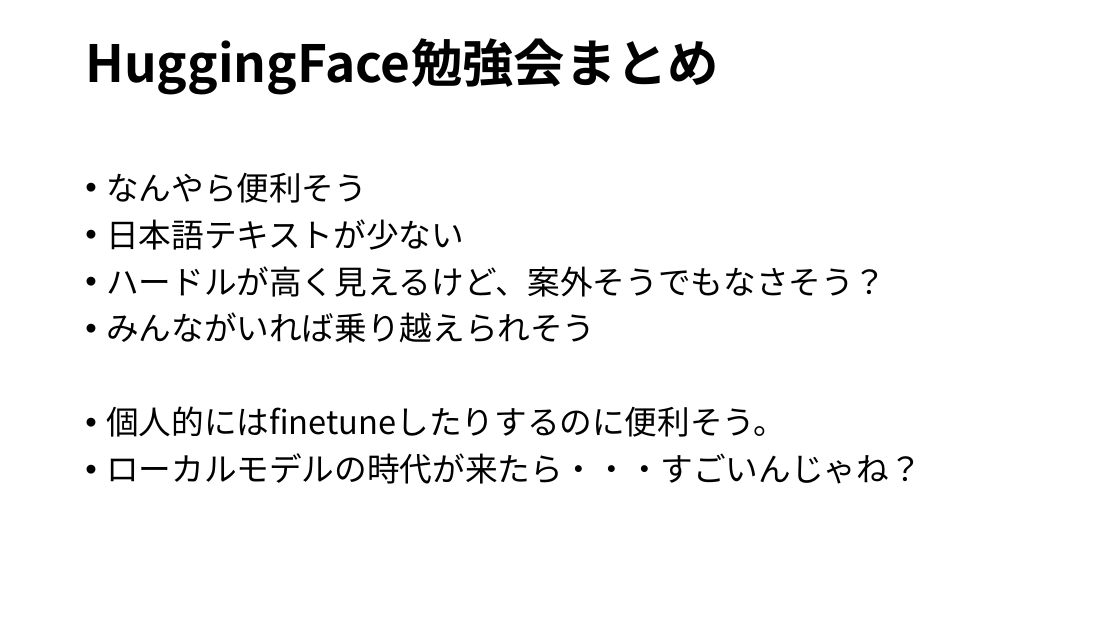
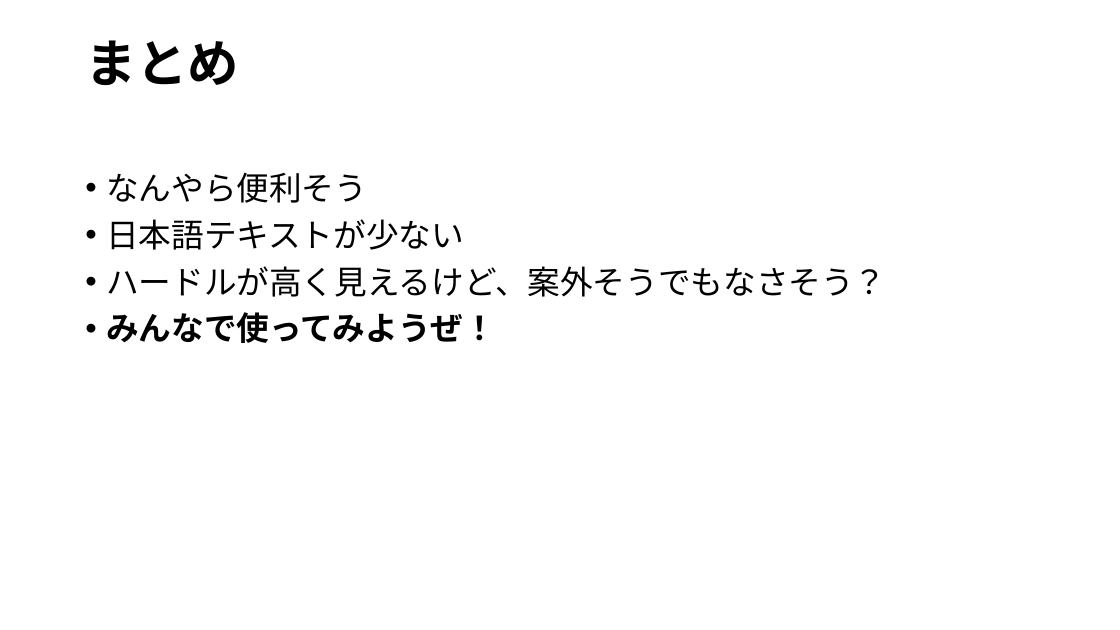
Before and after one commit to ikedachin/study_huggingface, a slide deck: slide 14 of huggingface 発表資料.pptx. Drawn at 1120x630 pixels with LibreOffice and Linux fonts; fonts in the diff are those of the drawing; background and template pictures are left out. Boxes give left, top, right and bottom in pixels: in the first picture for what was removed or moved away, otherwise in the second. Text is boxed around its words. In the diff, an @@ line names an element or a change of style, - is before the commit and + after.

Commit message:
パワポ95%残っているのはコラボのページ

```diff
--- a/huggingface 発表資料.pptx
+++ b/huggingface 発表資料.pptx
@@ title at (x1=85, y1=40, x2=239, y2=85): text changed @@
-HuggingFace勉強会まとめ
+まとめ
@@ text at (x1=106, y1=312, x2=496, y2=343): text changed; bold on @@
-• みんながいれば乗り越えられそう
-• 個人的にはfinetuneしたりするのに便利そう。
-• ローカルモデルの時代が来たら・・・すごいんじゃね？
+• みんなで使ってみようぜ！
```
Also in this commit, not shown: 6 other slides changed.
